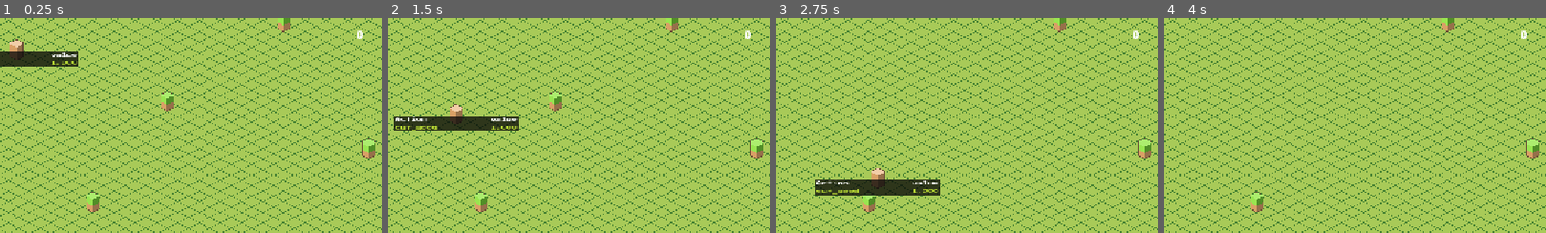
Above: before the commit, frames 1-4 (left to right).
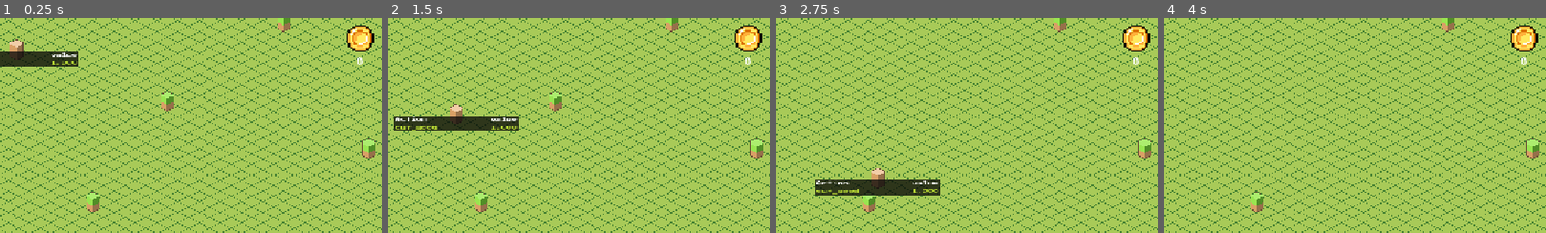
Above: after the commit, the same moments.

Repository: JontanKhuu/Ramen
Game: Godot game, scene res://World/world.tscn
Two runs of this game, one before a commit and one after it. Both use one fixed random seed, a clock stepped at 60 frames per second and the inputs below.
Inputs (mouse positions are % of the whole screen's width and height, from its top left):
- Up to frame 1 (0.25 s): no input
- Up to frame 2 (1.5 s): move the mouse to (72, 45) at 0.52 s; click (72, 45) at 0.67 s; move the mouse to (30, 55) at 1.27 s; click (30, 55) at 1.42 s
- Up to frame 3 (2.75 s): move the mouse to (60, 28) at 2.02 s; click (60, 28) at 2.17 s
- Up to frame 4 (4 s): move the mouse to (45, 70) at 2.77 s; click (45, 70) at 2.92 s; move the mouse to (80, 65) at 3.52 s; click (80, 65) at 3.67 s
The pictures show only the part of the screen within x 3-53%, y 0-50%; the shares and areas given below are measured in that part.

The runs differ from the first frame. In frame 1, 0.8% of the frame differs, in the area x 90-98%, y 3-22%; in frame 2, 0.8%; in frame 3, 0.8%; in frame 4, 0.8%.

Commit message:
smal texture fix

Diff:
--- a/World/world.tscn
+++ b/World/world.tscn
@@ -1,14 +1,13 @@
-[gd_scene load_steps=11 format=3 uid="uid://b7j3lm2yhyfp8"]
-
+[gd_scene load_steps=12 format=3 uid="uid://b7j3lm2yhyfp8"]
 
 [ext_resource type="Script" uid="uid://bpqpddcn0ivte" path="res://World/UI Assets/Calendar/Scripts/Calendar/directional_light_2d.gd" id="1_j8job"]
 [ext_resource type="Script" uid="uid://cc7l2f6hcr6ka" path="res://World/UI Assets/Calendar/Scripts/Calendar/time_system.gd" id="2_3f78f"]
 [ext_resource type="Script" uid="uid://cs3tjofpk4ng3" path="res://World/UI Assets/Calendar/Scripts/Calendar/date_time.gd" id="3_k8do8"]
 [ext_resource type="PackedScene" uid="uid://x0fj4b75fxgn" path="res://World/UI Assets/Calendar/Calendar.tscn" id="4_3f78f"]
 [ext_resource type="PackedScene" uid="uid://diuxg5omwl2tu" path="res://TileMap/tile_map.tscn" id="5_k8do8"]
-[ext_resource type="Texture2D" uid="uid://cctvi8owi317h" path="res://World/UI Assets/ResourceTrack/Assets/tempgold.png" id="6_bkhv3"]
+[ext_resource type="PackedScene" uid="uid://dj3y6vnh3v28l" path="res://NPC/Scenes/npc.tscn" id="6_bkhv4"]
 [ext_resource type="Script" uid="uid://cls7seatrex6l" path="res://World/UI Assets/ResourceTrack/Scripts/resource_tracka.gd" id="6_yf0ba"]
-[ext_resource type="PackedScene" uid="uid://dj3y6vnh3v28l" path="res://NPC/Scenes/npc.tscn" id="6_bkhv4"]
+[ext_resource type="Texture2D" uid="uid://cctvi8owi317h" path="res://World/UI Assets/ResourceTrack/Assets/tempgold.png" id="7_eidgh"]
 
 [sub_resource type="Resource" id="Resource_bkhv4"]
 script = ExtResource("3_k8do8")
@@ -86,7 +85,6 @@
 
 [node name="TextureRect" type="TextureRect" parent="CanvasLayer2/GUI/MarginContainer/ResourceTracka"]
 layout_mode = 2
-texture = ExtResource("6_bkhv4")
 expand_mode = 4
 
 [node name="Label" type="Label" parent="CanvasLayer2/GUI/MarginContainer/ResourceTracka"]
@@ -95,6 +93,7 @@
 horizontal_alignment = 1
 
 [node name="MarginContainer2" type="MarginContainer" parent="CanvasLayer2/GUI"]
+layout_mode = 0
 offset_left = 560.0
 offset_right = 600.0
 offset_bottom = 67.0
@@ -108,7 +107,7 @@
 
 [node name="TextureRect" type="TextureRect" parent="CanvasLayer2/GUI/MarginContainer2/ResourceTracka"]
 layout_mode = 2
-texture = ExtResource("6_bkhv4")
+texture = ExtResource("7_eidgh")
 expand_mode = 4
 
 [node name="Label" type="Label" parent="CanvasLayer2/GUI/MarginContainer2/ResourceTracka"]
